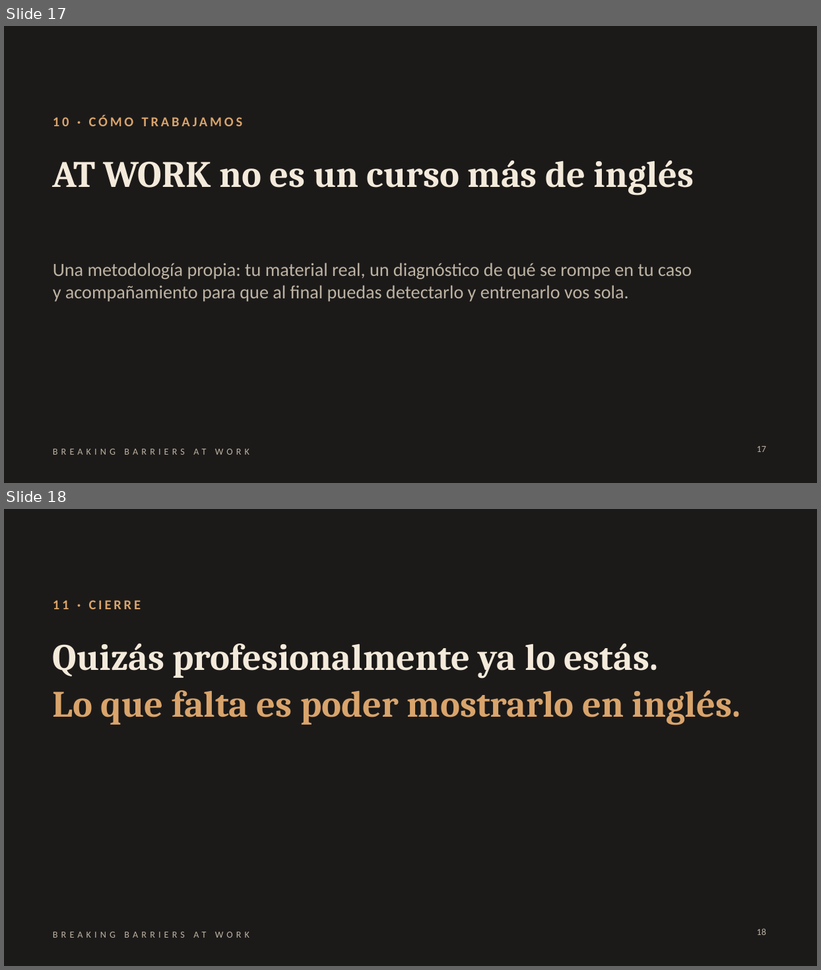
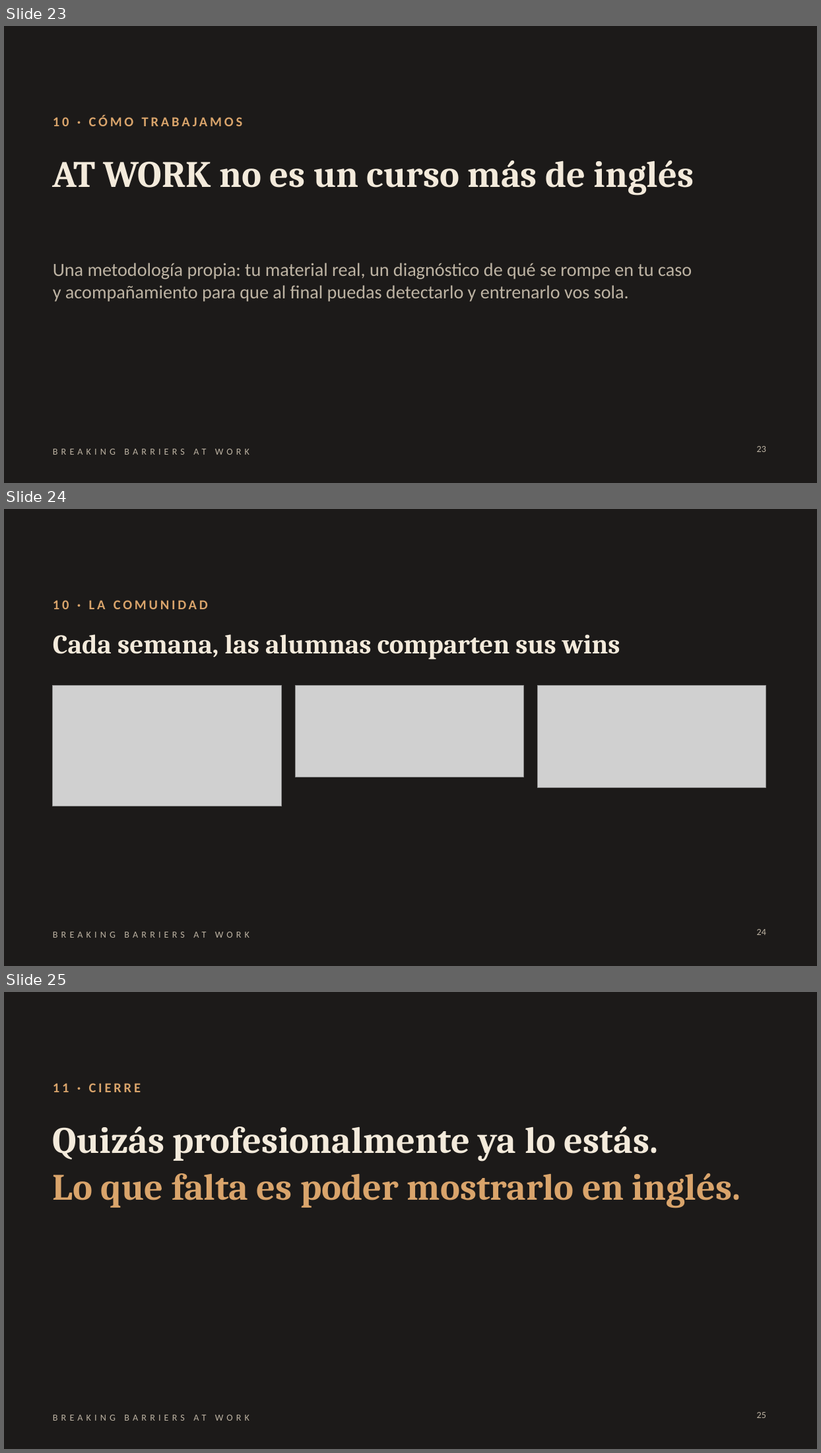
Before and after one commit to florenciapersico-ctrl/brakingbarriersatwork, a slide deck: contenido/vsl/Placas_VSL_AT_WORK_@ysi_speakenglish.pptx. Shown one above the other, each under a label of ours: slides 17 and 18 before the commit, slides 23, 24 and 25 after it. The pictures are 821x970 and 821x1453 pixels, drawn with LibreOffice and Linux fonts; fonts in the diff are those of the drawing; grey boxes stand for pictures. Boxes give left, top, right and bottom in pixels: in the first picture for what was removed or moved away, otherwise in the second. Text is boxed around its words. In the diff, an @@ line names an element or a change of style, - is before the commit and + after.

```diff
--- a/contenido/vsl/Placas_VSL_AT_WORK_@ysi_speakenglish.pptx
+++ b/contenido/vsl/Placas_VSL_AT_WORK_@ysi_speakenglish.pptx
@@ slide 24 added at [4,509,817,966], background #1C1A19; not listed: 1 template element that a slide beside it also shows @@
@@ text added at [53,600,208,609], 16 pt, text #D9A46B, bold @@
+10 · LA COMUNIDAD
@@ text added at [53,634,620,659], 32 pt, text #F3EADB, bold @@
+Cada semana, las alumnas comparten sus wins
@@ picture added at [53,686,282,807] @@
@@ picture added at [296,686,524,778] @@
@@ picture added at [538,686,766,788] @@
@@ page number added at [757,929,766,935], 11 pt, text #BDB3A3 @@
+24
@@ what was slide 17 is now slide 23 @@
@@ page number at [757,446,766,452]: text changed @@
-17
+23
@@ what was slide 18 is now slide 25 @@
@@ page number at [757,1412,766,1418]: text changed @@
-18
+25
```
Also in this commit, not shown: 6 other slides added, 2 other files.
